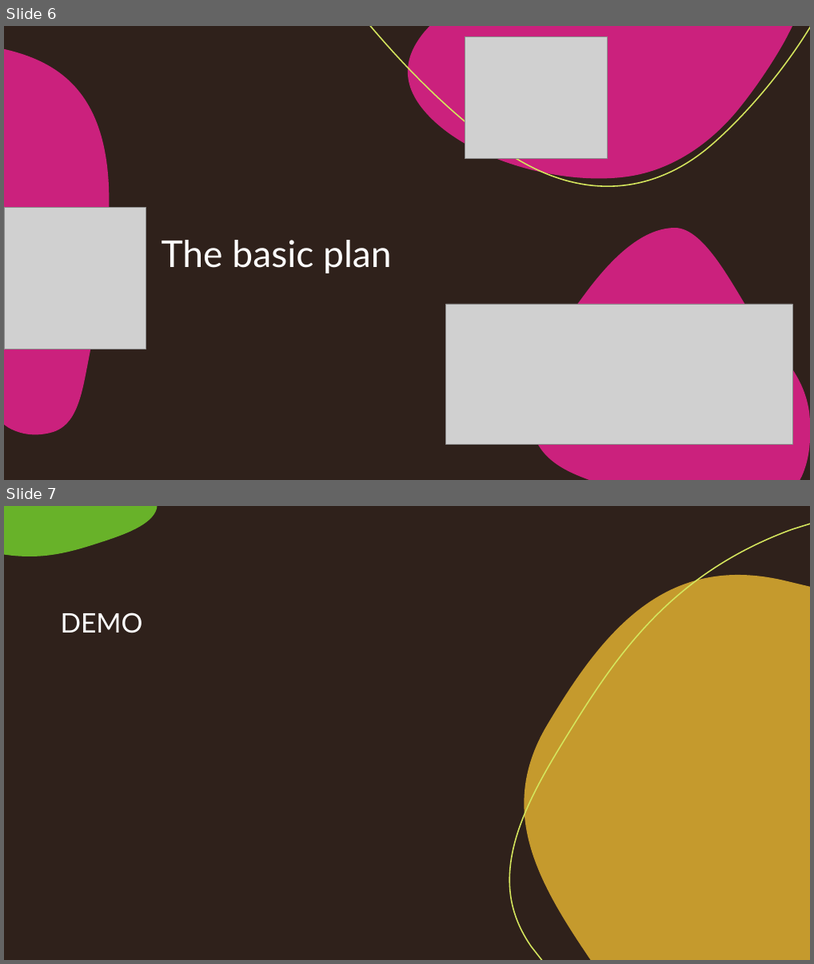
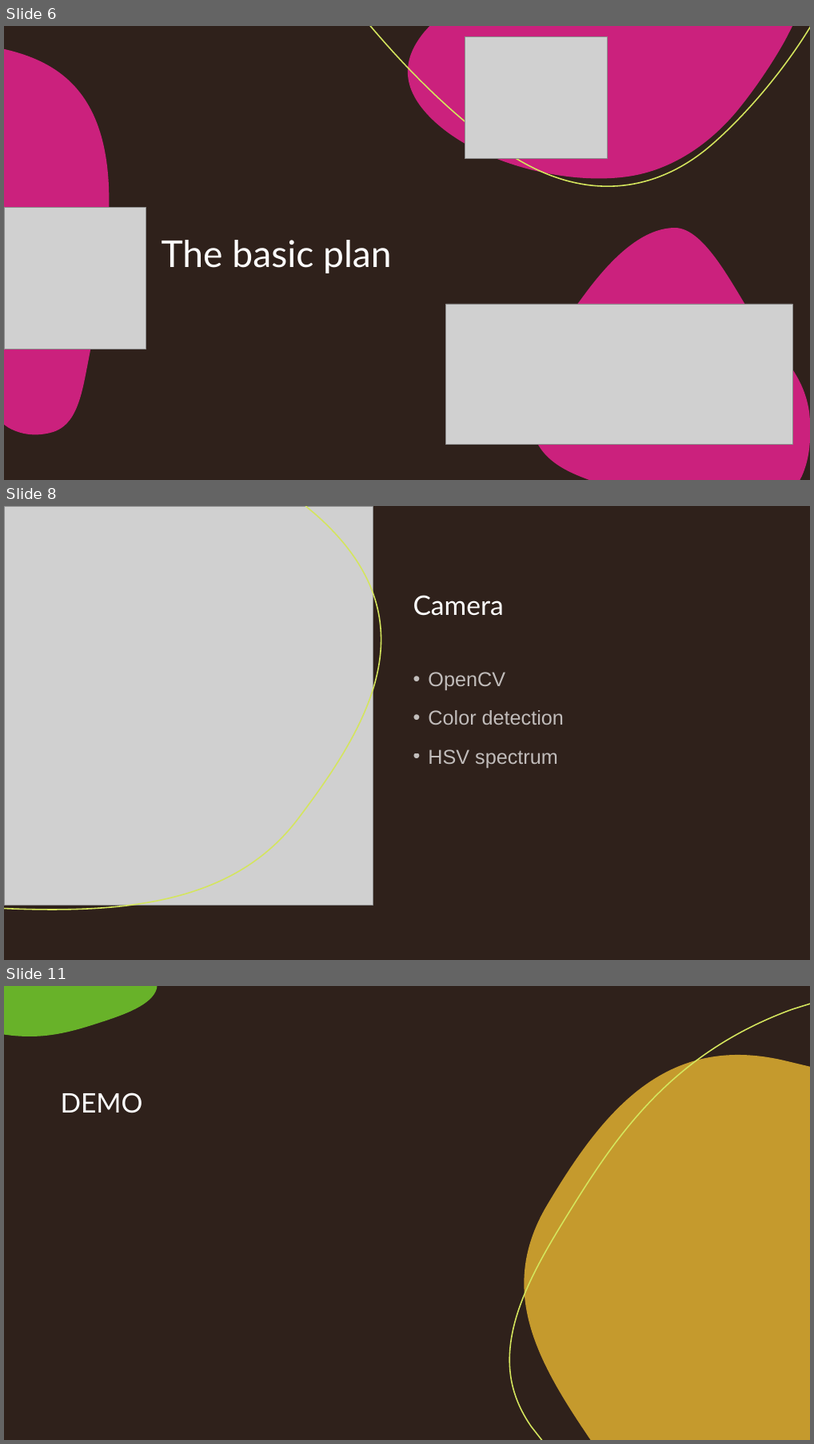
Before and after one commit to CursingThomas/ROBOT_GROUP2, a slide deck: Documentation/Presentations/Demo9May.pptx. Shown one above the other, each under a label of ours: slides 6 and 7 before the commit, slides 6, 8 and 11 after it; the slides between them are not shown. The pictures are 814x964 and 814x1444 pixels, drawn with LibreOffice and Linux fonts; fonts in the diff are those of the drawing; grey boxes stand for pictures. Boxes give left, top, right and bottom in pixels: in the first picture for what was removed or moved away, otherwise in the second. Text is boxed around its words. In the diff, an @@ line names an element or a change of style, - is before the commit and + after.

```diff
--- a/Documentation/Presentations/Demo9May.pptx
+++ b/Documentation/Presentations/Demo9May.pptx
@@ slide 8 added at (x1=4, y1=506, x2=810, y2=960), background #2F211B; not listed: 3 template elements that a slide beside it also shows @@
@@ rectangle added at (x1=4, y1=506, x2=810, y2=960), fill #2F211B @@
@@ picture added at (x1=4, y1=506, x2=373, y2=904) @@
@@ freeform shape added at (x1=4, y1=506, x2=382, y2=909), outline #D4E55D 1.5 pt @@
@@ title added at (x1=414, y1=595, x2=504, y2=616), 32 pt, text #FFFFFF @@
+Camera
@@ text added at (x1=428, y1=672, x2=564, y2=768), 24 pt, text #FFFFFF at 70% opacity @@
+• OpenCV
+• Color detection
+• HSV spectrum
@@ what was slide 7 is now slide 11 @@
```
Also in this commit, not shown: 3 slides changed, 5 other slides added, 2 slides removed.
